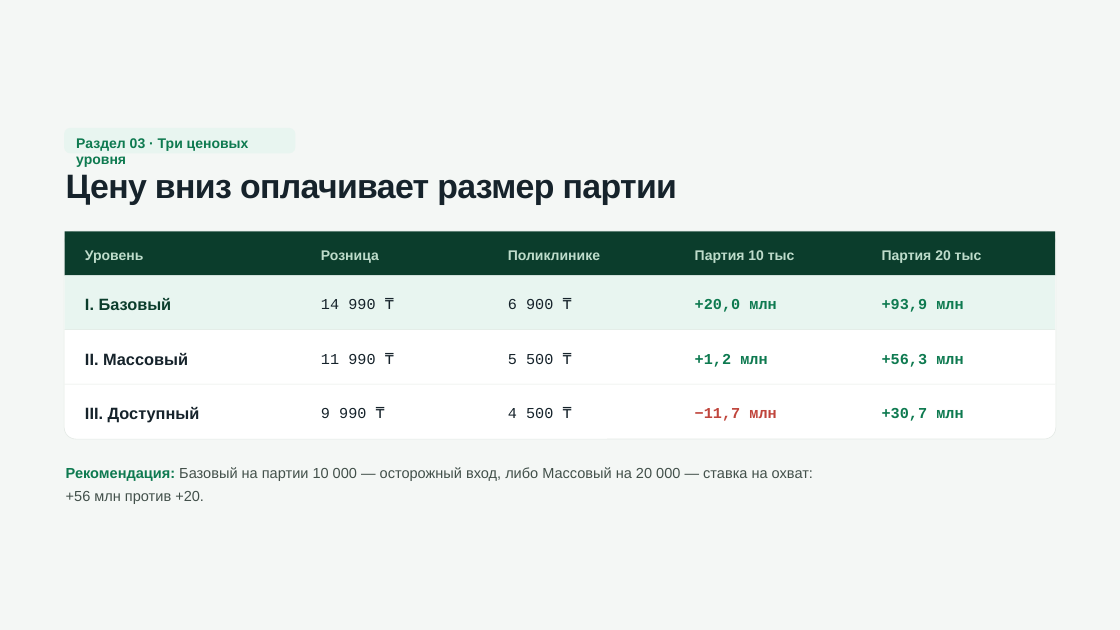
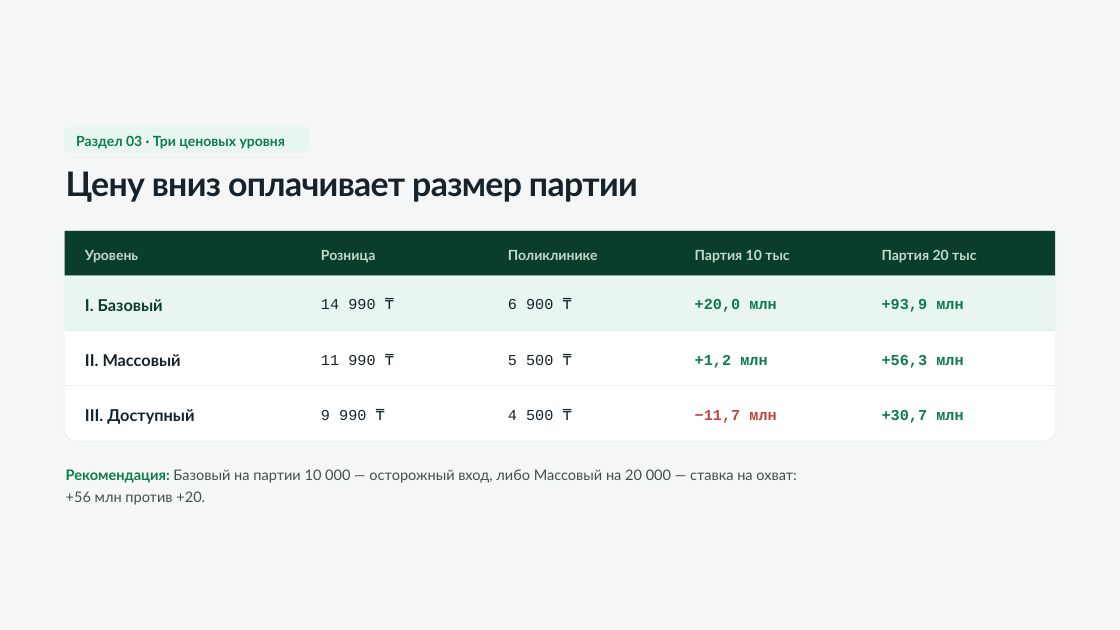
Before and after one commit to Beibute/damumed-band, a slide deck: slide 7 of files/damumed-band-prezentaciya.pptx. Drawn at 1120x630 pixels with LibreOffice and Linux fonts; fonts in the diff are those of the drawing. Boxes give left, top, right and bottom in pixels: in the first picture for what was removed or moved away, otherwise in the second. Text is boxed around its words. In the diff, an @@ line names an element or a change of style, - is before the commit and + after.

```diff
--- a/files/damumed-band-prezentaciya.pptx
+++ b/files/damumed-band-prezentaciya.pptx
@@ rounded rectangle at box(64, 127, 310, 153): proportions changed @@
@@ rounded rectangle: place and size @@
-rounded rectangle at box(64, 128, 296, 153)
+rounded rectangle at box(64, 127, 310, 153)
@@ font Arial to Lato in 9 elements at box(85, 250, 138, 263), box(321, 250, 375, 263), box(508, 250, 598, 260), box(695, 250, 789, 263), box(882, 250, 976, 263), box(85, 299, 163, 311), box(85, 354, 181, 366), box(85, 409, 194, 424), box(76, 136, 285, 149) @@
@@ text "Цену вниз оплачивает размер партии" at box(66, 171, 638, 202): font Arial to Lato; line spacing 0.91 to 0.87 @@
@@ rounded rectangle at box(64, 230, 1056, 441): proportions changed @@
@@ text "Рекомендация: Базовый на партии 10 ..." at box(66, 469, 796, 505): font Arial to Lato; line spacing 1.29 to 1.25 @@
```
Also in this commit, not shown: 15 other slides changed.
